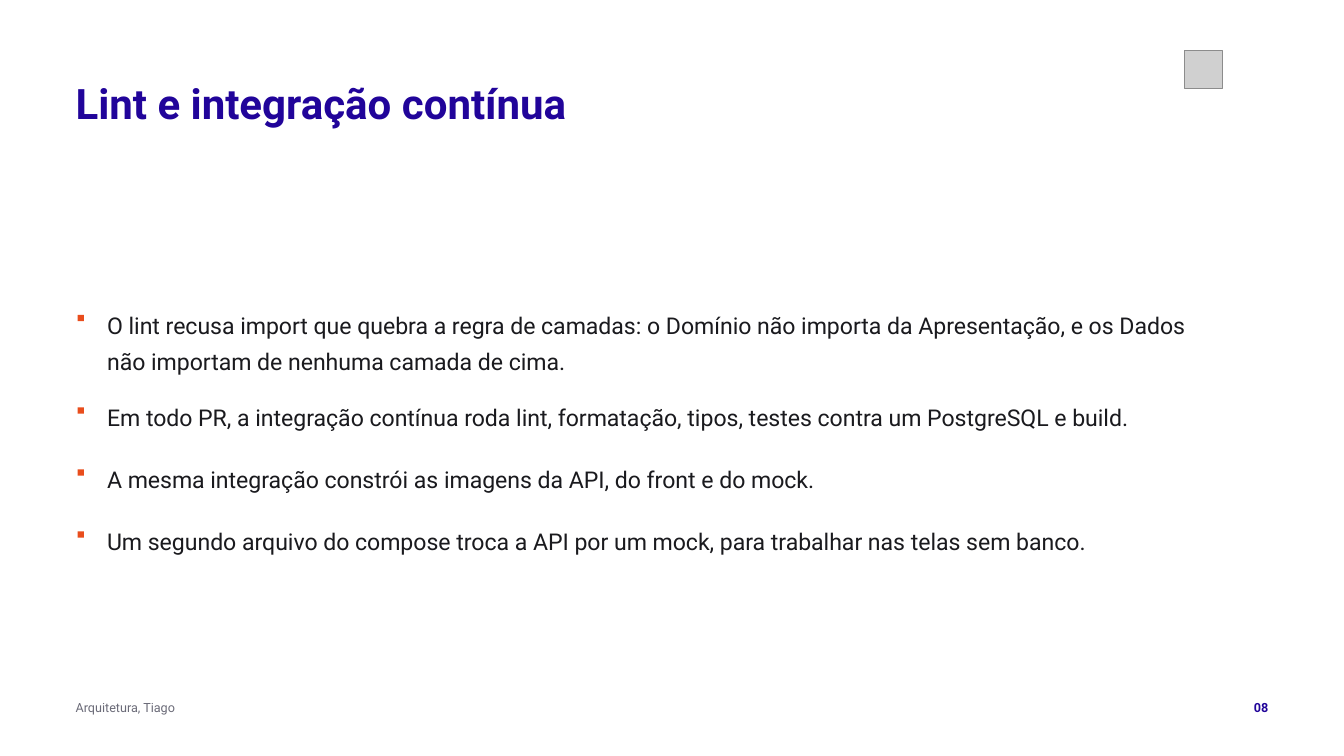
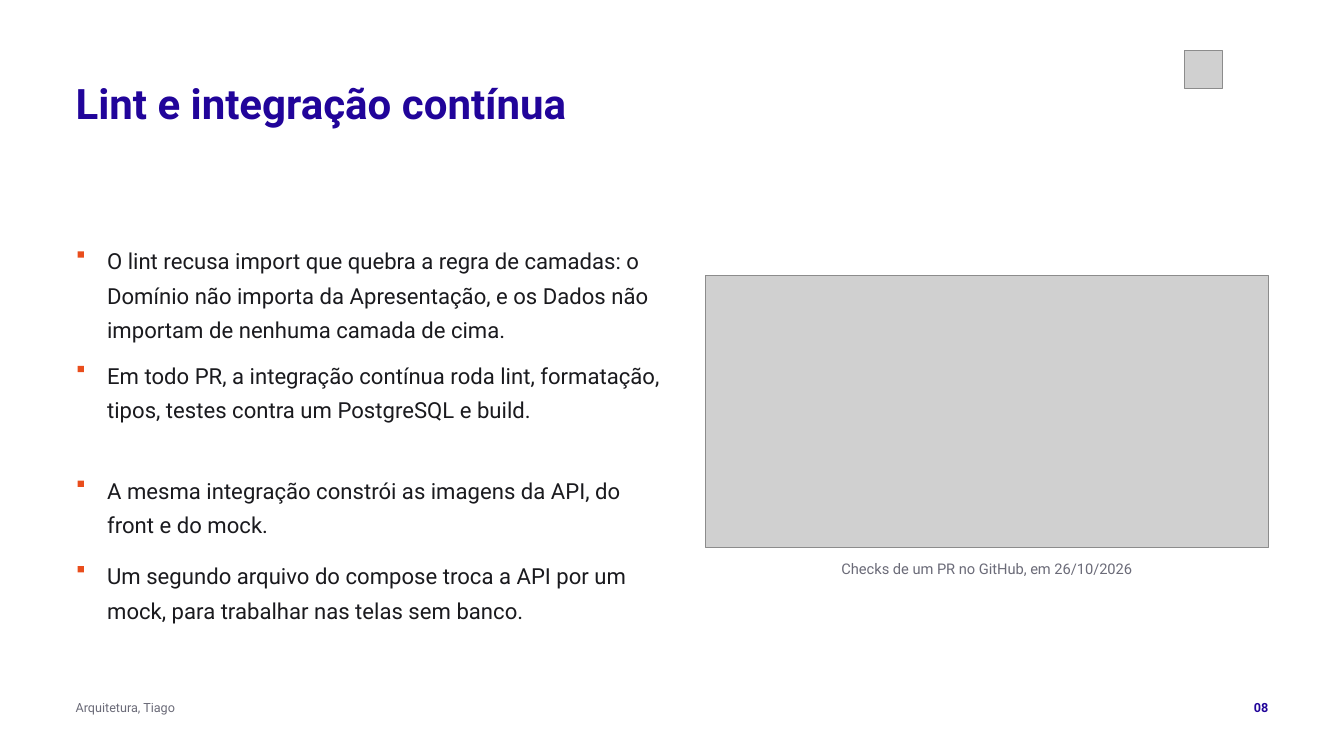
Before and after one commit to tcpassos/invite-app, a slide deck: slide 8 of trabalhos/T3-Apresentacao-Intermediaria.pptx. Drawn at 1344x756 pixels with LibreOffice and Linux fonts; fonts in the diff are those of the drawing; grey boxes stand for pictures. Boxes give left, top, right and bottom in pixels: in the first picture for what was removed or moved away, otherwise in the second. Text is boxed around its words. In the diff, an @@ line names an element or a change of style, - is before the commit and + after.

```diff
--- a/trabalhos/T3-Apresentacao-Intermediaria.pptx
+++ b/trabalhos/T3-Apresentacao-Intermediaria.pptx
@@ rectangle: place and size @@
-rectangle at <box>78,315,84,321</box>
+rectangle at <box>78,251,84,257</box>
@@ text "O lint recusa import que ...": place and size @@
-text "O lint recusa import que ..." at <box>107,316,1185,375</box>
+text "O lint recusa import que ..." at <box>107,252,648,343</box>
@@ picture added at <box>706,275,1268,547</box> @@
@@ text "Em todo PR, a integração ...": place and size @@
-text "Em todo PR, a integração ..." at <box>107,408,1128,431</box>
+text "Em todo PR, a integração ..." at <box>107,367,659,423</box>
@@ rectangle: place and size @@
-rectangle at <box>78,407,84,413</box>
+rectangle at <box>78,366,84,372</box>
@@ text "A mesma integração constrói as ...": place and size @@
-text "A mesma integração constrói as ..." at <box>107,470,814,493</box>
+text "A mesma integração constrói as ..." at <box>107,482,620,534</box>
@@ rectangle: place and size @@
-rectangle at <box>78,470,84,476</box>
+rectangle at <box>78,481,84,487</box>
@@ rectangle: place and size @@
-rectangle at <box>78,531,84,537</box>
+rectangle at <box>78,567,84,573</box>
@@ size 16.5 to 15.8 pt in 4 elements at <box>107,482,620,534</box>, <box>107,252,648,343</box>, <box>107,367,659,423</box>, <box>107,567,626,624</box> @@
@@ text "Um segundo arquivo do compose ...": place and size @@
-text "Um segundo arquivo do compose ..." at <box>107,532,1085,555</box>
+text "Um segundo arquivo do compose ..." at <box>107,567,626,624</box>
@@ text added at <box>841,563,1132,576</box>, 10.5 pt, text #6B6B78 @@
+Checks de um PR no GitHub, em 26/10/2026
```
Also in this commit, not shown: 1 other slide changed, 1 slide removed, 5 other files.
